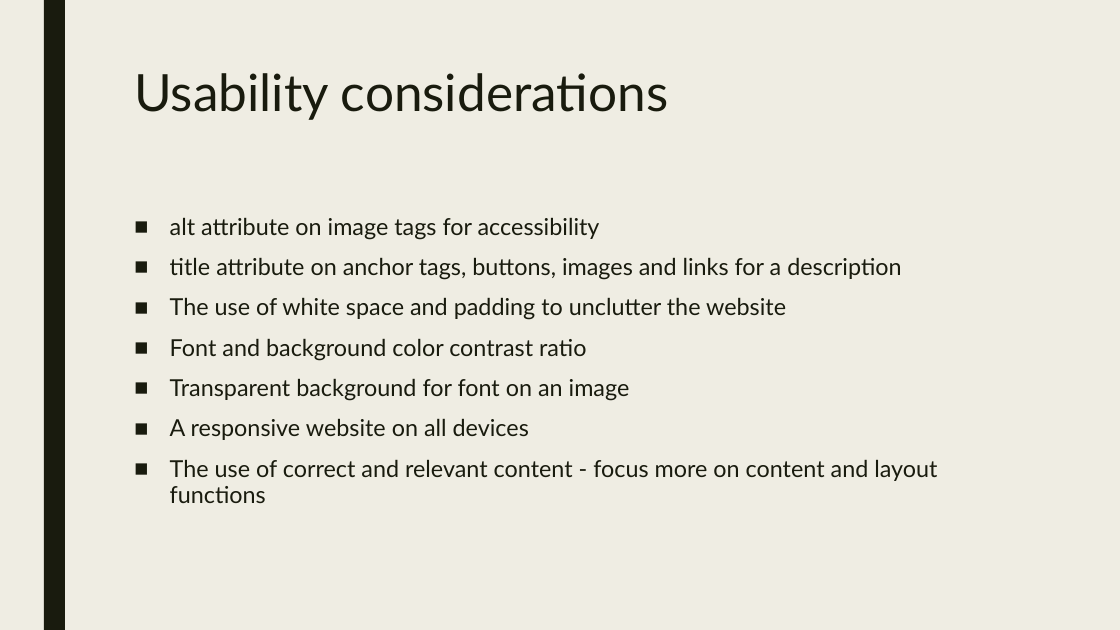
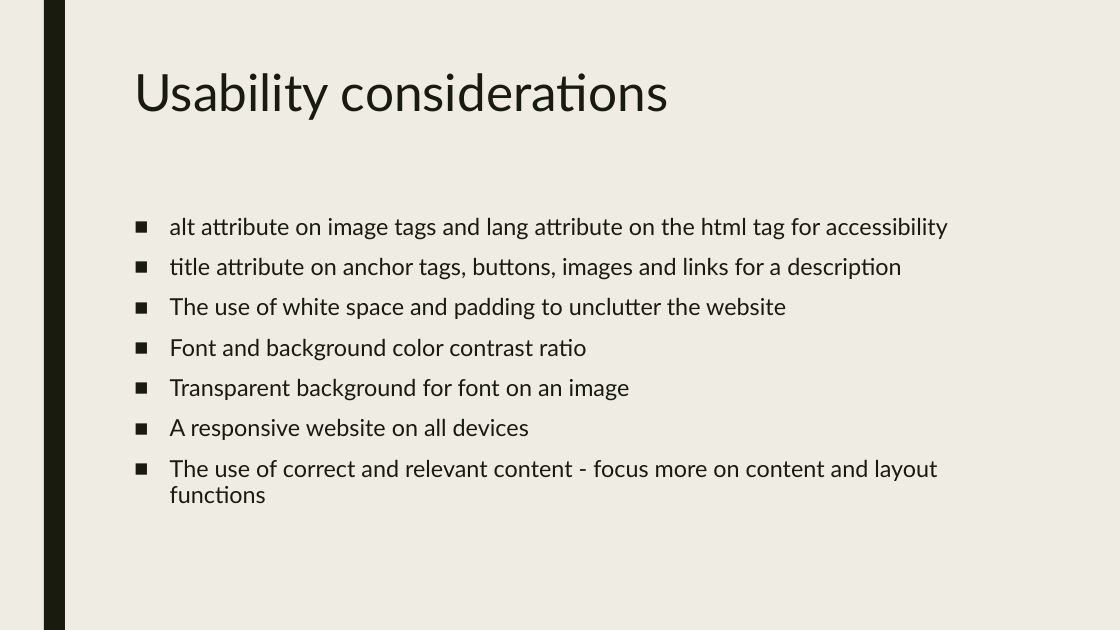
Before and after one commit to adam22gary/adam22gary.github.io, a slide deck: slide 3 of ppt/presentation.pptx. Drawn at 1120x630 pixels with LibreOffice and Linux fonts; fonts in the diff are those of the drawing. Boxes give left, top, right and bottom in pixels: in the first picture for what was removed or moved away, otherwise in the second. Text is boxed around its words. In the diff, an @@ line names an element or a change of style, - is before the commit and + after.

```diff
--- a/ppt/presentation.pptx
+++ b/ppt/presentation.pptx
@@ text at (x1=170, y1=217, x2=948, y2=240): text changed @@
-■ alt attribute on image tags for accessibility
+■ alt attribute on image tags and lang attribute on the html tag for accessibility
```
Also in this commit, not shown: 1 other slide changed, 1 slide added, 2 other files.
